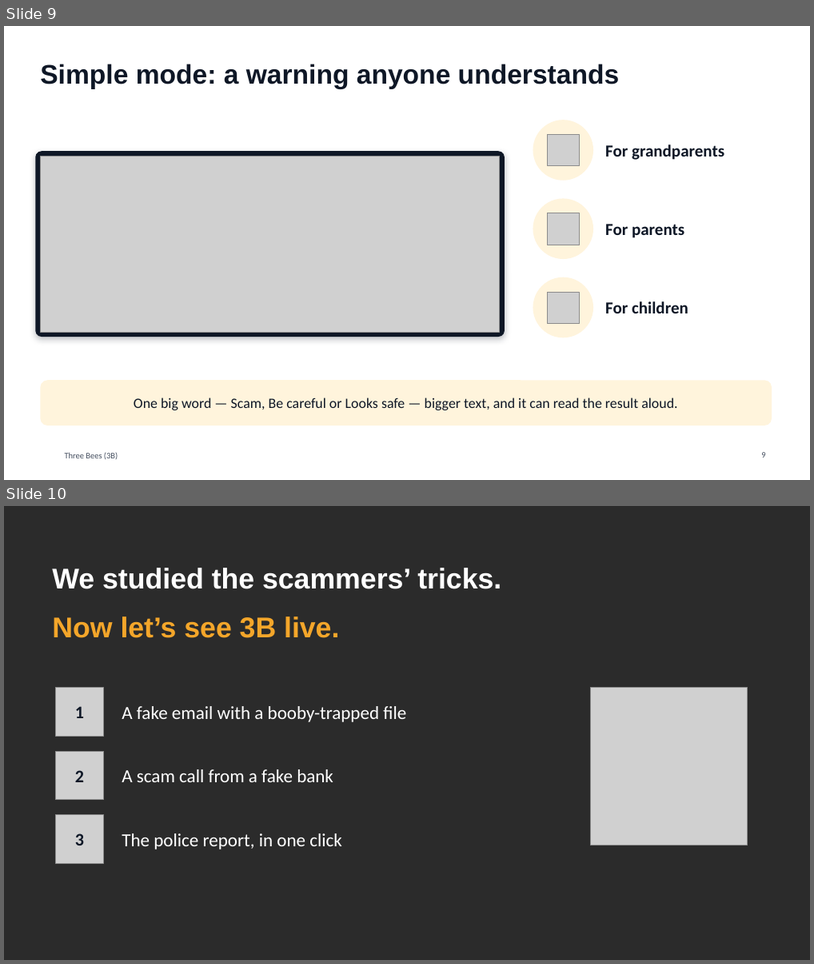
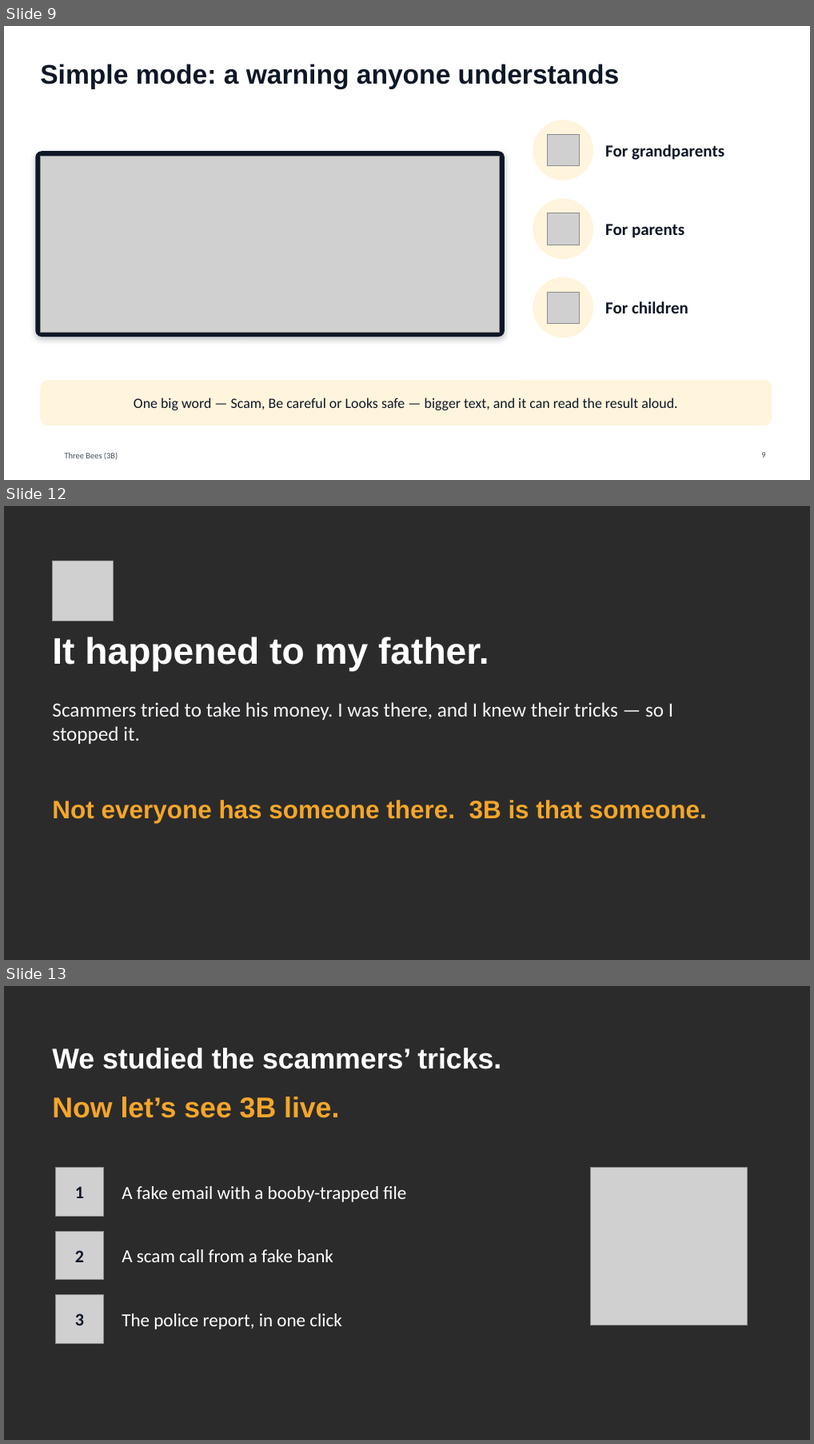
Before and after one commit to Mezx-1/three-bees, a slide deck: docs/presentation/ThreeBees_3B.pptx. Shown one above the other, each under a label of ours: slides 9 and 10 before the commit, slides 9, 12 and 13 after it; the slides between them are not shown. The pictures are 814x964 and 814x1444 pixels, drawn with LibreOffice and Linux fonts; fonts in the diff are those of the drawing; grey boxes stand for pictures; background and template pictures are left out; a plain dark background stands for a picture behind light text. Boxes give left, top, right and bottom in pixels: in the first picture for what was removed or moved away, otherwise in the second. Text is boxed around its words. In the diff, an @@ line names an element or a change of style, - is before the commit and + after.

```diff
--- a/docs/presentation/ThreeBees_3B.pptx
+++ b/docs/presentation/ThreeBees_3B.pptx
@@ slide 12 added at <box>4,506,810,960</box>, background picture (left out) @@
@@ picture added at <box>52,560,113,621</box> @@
@@ text added at <box>52,636,490,672</box>, 44 pt, text #FFFFFF, bold @@
+It happened to my father.
@@ text added at <box>52,702,674,744</box>, 24 pt, text #F2F4F7 @@
+Scammers tried to take his money. I was there, and I knew their tricks — so I stopped it.
@@ text added at <box>52,800,707,823</box>, 30 pt, text #F4A62A, bold @@
+Not everyone has someone there. 3B is that someone.
@@ what was slide 10 is now slide 13 @@
```
Also in this commit, not shown: 1 slide changed, 2 other slides added, 20 other files.
